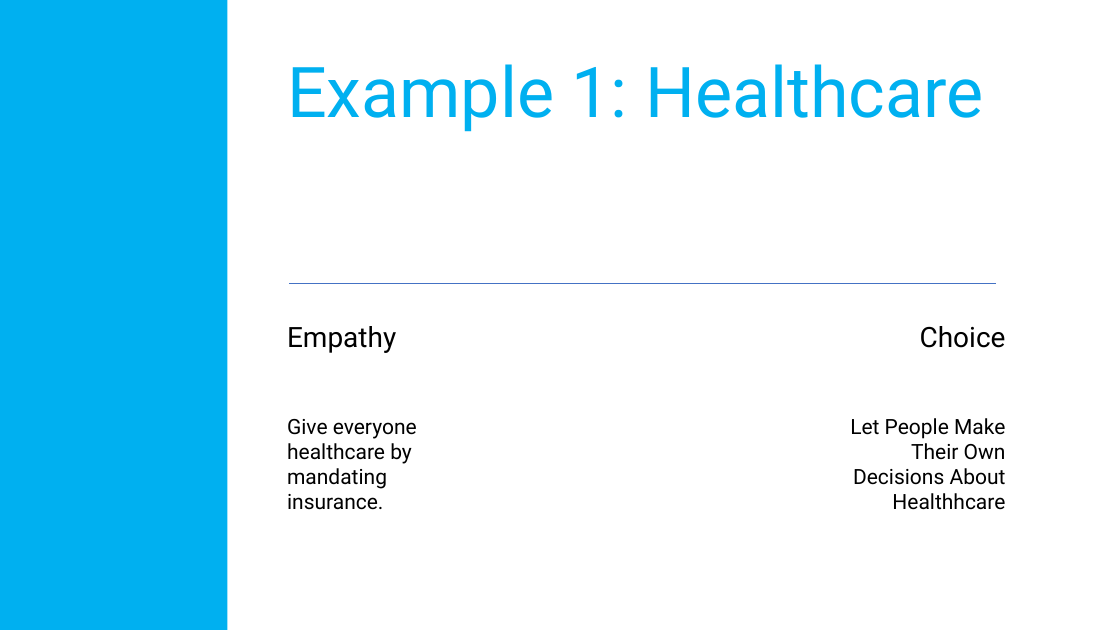
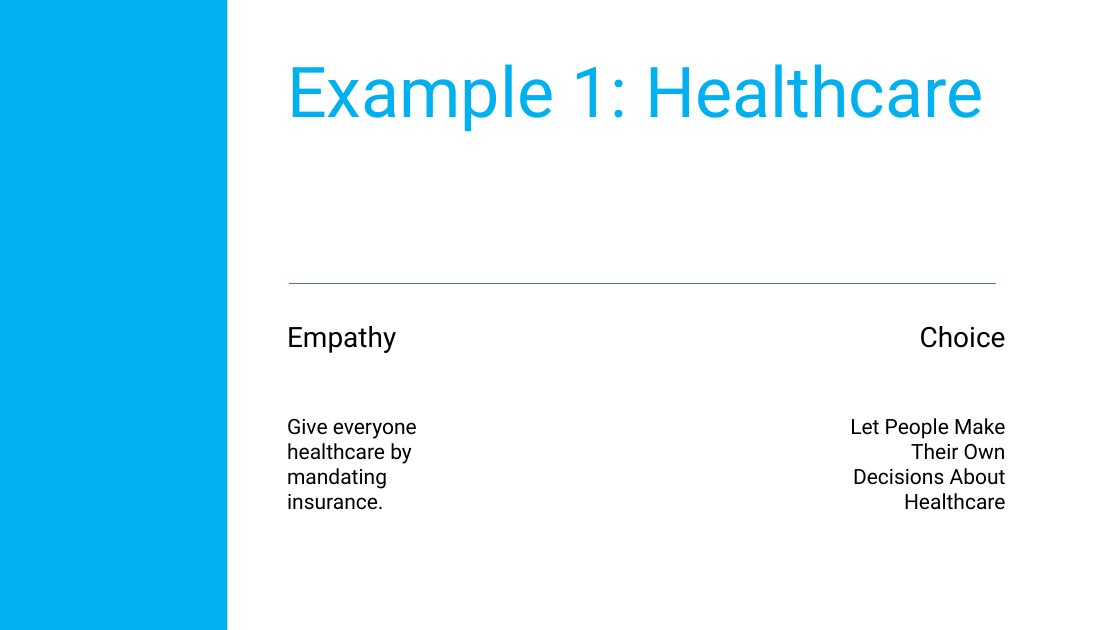
Before and after one commit to amadorchavez/amadorchavez.github.io, a slide deck: slide 18 of nifty/Culture.Values.pptx (slide 17 before the commit). Drawn at 1120x630 pixels with LibreOffice and Linux fonts; fonts in the diff are those of the drawing. Boxes give left, top, right and bottom in pixels: in the first picture for what was removed or moved away, otherwise in the second. Text is boxed around its words. In the diff, an @@ line names an element or a change of style, - is before the commit and + after.

```diff
--- a/nifty/Culture.Values.pptx
+++ b/nifty/Culture.Values.pptx
@@ text at [850, 418, 1006, 510]: text changed @@
-Let People Make Their Own Decisions About Healthhcare
+Let People Make Their Own Decisions About Healthcare
```
Also in this commit, not shown: 11 other slides changed, 17 slides added, 2 slides removed, 49 other files.
